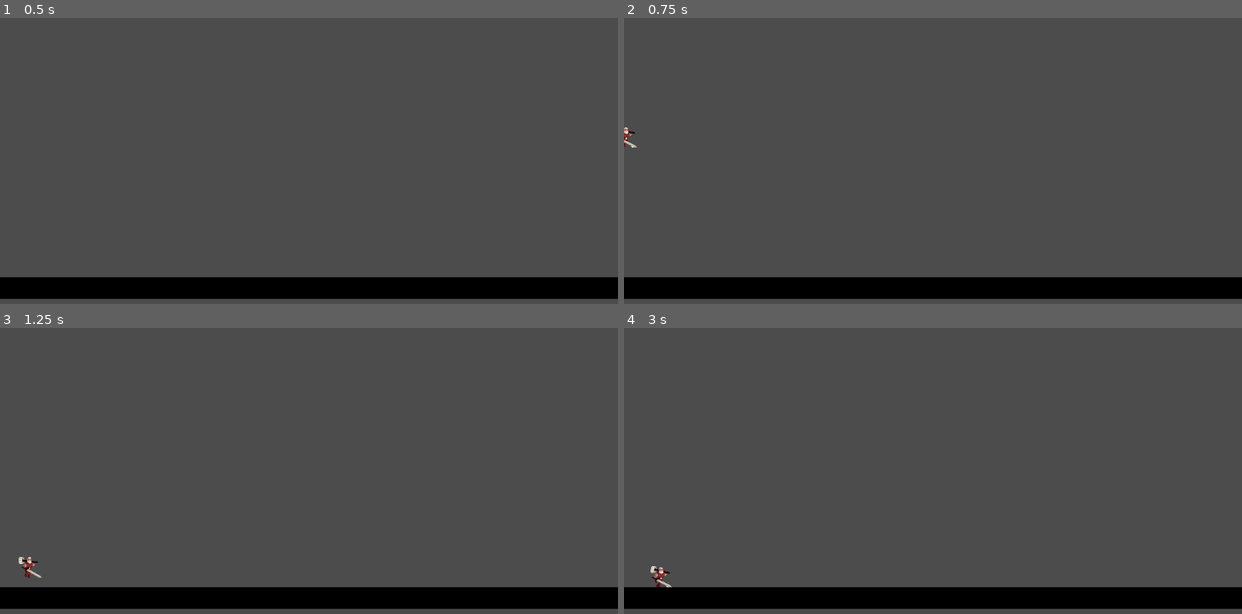
Above: before the commit, frames 1-4 (two rows, left to right).
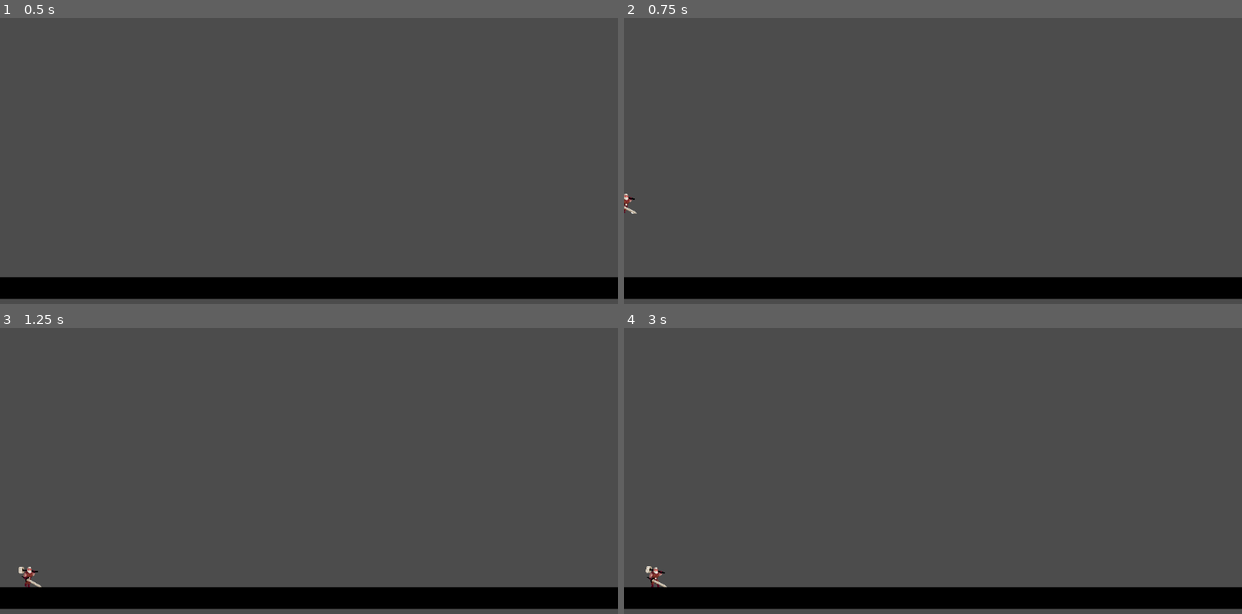
Above: after the commit, the same moments.

Repository: kansd1401/BC-Game-Jam-20
Game: Godot game, scene res://Player_Test.tscn
The game is run twice, just before and just after one commit, with the same random seed, the same clock (stepped at 60 frames per second) and the same inputs. This scene is started directly instead of the project's main scene.
Inputs:
- Up to frame 1 (0.5 s): no input
- Up to frame 2 (0.75 s): tap Enter at 0.5 s; hold Right (ui_right) from 0.53 s (still down); hold Keypad 1 (NUM_1) from 0.53 s (still down)
- Up to frame 3 (1.25 s): keep holding Right (ui_right); keep holding Keypad 1 (NUM_1)
- Up to frame 4 (3 s): release Right (ui_right) at 1.28 s; release Keypad 1 (NUM_1) at 1.28 s; hold Down (ui_down) 1.28-2.03 s; tap Keypad 2 (NUM_2) at 1.35 s; tap Space (attack) at 2 s; hold Right (ui_right) 2.03-2.78 s; hold Keypad 3 (NUM_3) 2.03-2.78 s; hold Up (ui_up) from 2.78 s (still down); tap Keypad 4 (NUM_4) at 2.85 s

Frame 1 is identical in both runs. In frame 2, 0.1% of the frame differs, in the area x 0-3%, y 38-69%; in frame 3, 0.2%, in the area x 3-7%, y 80-91%; in frame 4, 0.2%.

Commit message:
Commit before pull.

Diff:
--- a/game/src/player/Player.gd
+++ b/game/src/player/Player.gd
@@ -3,7 +3,7 @@
 signal play(animation, direction)
 
 var movement = Vector2()
-var gravity = 400
+var gravity = 200
 
 onready var input_buffer = {
 	"input": "",
@@ -19,6 +19,7 @@
 var current_attack = 1
 
 export var speed = 4
+export var jump_strength = -220
 export var max_speed = 100
 export var max_fall = 800
 
@@ -38,6 +39,9 @@
 		movement.x += speed
 		current_state.facing = "RIGHT"
 		emit_signal("play", "WALK", current_state.facing)
+	if current_state.mode == "JUMP":
+		movement.y += jump_strength
+		emit_signal("play", "JUMP", current_state.facing)
 	if current_state.mode == "ATTACK":
 		movement = Vector2()
 		emit_signal("play", "ATTACK1", current_state.facing)
@@ -45,7 +49,7 @@
 		emit_signal("play", "IDLE", current_state.facing)
 		movement = Vector2()
 	movement.x = clamp(movement.x, -max_speed, max_speed)
-	movement.y = clamp(gravity, -max_fall, max_fall)
+	movement.y += clamp(gravity, -max_fall, max_fall)
 	move_and_slide(movement)
 
 
@@ -66,9 +70,11 @@
 		current_state.mode = "ATTACK"
 
 func _on_Controller_jump():
-	if current_state.mode != "IDLE":
+	if current_state.mode != "IDLE" && current_state.mode != "MOVE_LEFT" && current_state.mode != "MOVE_RIGHT":
 		input_buffer.input = "JUMP"
 		input_buffer.timer.start()
+	else :
+		current_state.mode = "JUMP"
 
 # Movement keys will not buffer, but can be used to reset
 #	the buffer.
--- a/game/src/player/animation/PlayerAnimation.gd
+++ b/game/src/player/animation/PlayerAnimation.gd
@@ -68,3 +68,7 @@
 	if anim_name == "ATTACK1" || anim_name == "ATTACK2" || anim_name == "ATTACK3":
 		_switch_to("IDLE")
 		emit_signal("please_idle")
+
+	if anim_name == "JUMP":
+		_switch_to("IDLE")
+		emit_signal("please_idle")
--- a/game/src/player/animation/PlayerAnimation.tscn
+++ b/game/src/player/animation/PlayerAnimation.tscn
@@ -59,7 +59,6 @@
 
 [sub_resource type="Animation" id=4]
 length = 0.8
-loop = true
 step = 0.05
 tracks/0/type = "value"
 tracks/0/path = NodePath("Dash:frame")
@@ -87,7 +86,6 @@
 }
 
 [sub_resource type="Animation" id=5]
-loop = true
 tracks/0/type = "value"
 tracks/0/path = NodePath("Death:frame")
 tracks/0/interp = 1
@@ -118,7 +116,6 @@
 
 [sub_resource type="Animation" id=7]
 length = 2.4
-loop = true
 tracks/0/type = "value"
 tracks/0/path = NodePath("Jump:frame")
 tracks/0/interp = 1
@@ -145,7 +142,6 @@
 }
 
 [sub_resource type="Animation" id=8]
-loop = true
 tracks/0/type = "value"
 tracks/0/path = NodePath("Leap:frame")
 tracks/0/interp = 1
@@ -161,7 +157,6 @@
 
 [sub_resource type="Animation" id=9]
 length = 3.0
-loop = true
 tracks/0/type = "value"
 tracks/0/path = NodePath("Spin:frame")
 tracks/0/interp = 1
@@ -188,7 +183,6 @@
 }
 
 [sub_resource type="Animation" id=10]
-loop = true
 tracks/0/type = "value"
 tracks/0/path = NodePath("Taunt:frame")
 tracks/0/interp = 1
@@ -224,19 +218,20 @@
 visible = false
 texture = ExtResource( 2 )
 hframes = 16
+frame = 15
 
 [node name="Walk" type="Sprite" parent="."]
 visible = false
 texture = ExtResource( 3 )
 hframes = 8
-frame = 1
+frame = 7
 
 [node name="Jump" type="Sprite" parent="."]
 visible = false
 texture = ExtResource( 4 )
-offset = Vector2( 25, 0 )
+offset = Vector2( -67, 0 )
 hframes = 25
-frame = 3
+frame = 15
 
 [node name="Attack1" type="Sprite" parent="."]
 visible = false
@@ -261,27 +256,32 @@
 texture = ExtResource( 6 )
 offset = Vector2( -59, 0 )
 hframes = 8
-frame = 6
+frame = 7
 
 [node name="Death" type="Sprite" parent="."]
 visible = false
 texture = ExtResource( 7 )
 hframes = 40
+frame = 39
 
 [node name="Leap" type="Sprite" parent="."]
 visible = false
 texture = ExtResource( 8 )
 hframes = 40
+frame = 39
 
 [node name="Spin" type="Sprite" parent="."]
 visible = false
 texture = ExtResource( 9 )
-hframes = 30
+offset = Vector2( -23, 0 )
+hframes = 30
+frame = 16
 
 [node name="Taunt" type="Sprite" parent="."]
 visible = false
 texture = ExtResource( 10 )
 hframes = 18
+frame = 17
 
 [node name="AnimationPlayer" type="AnimationPlayer" parent="."]
 anims/ATTACK1 = SubResource( 1 )
